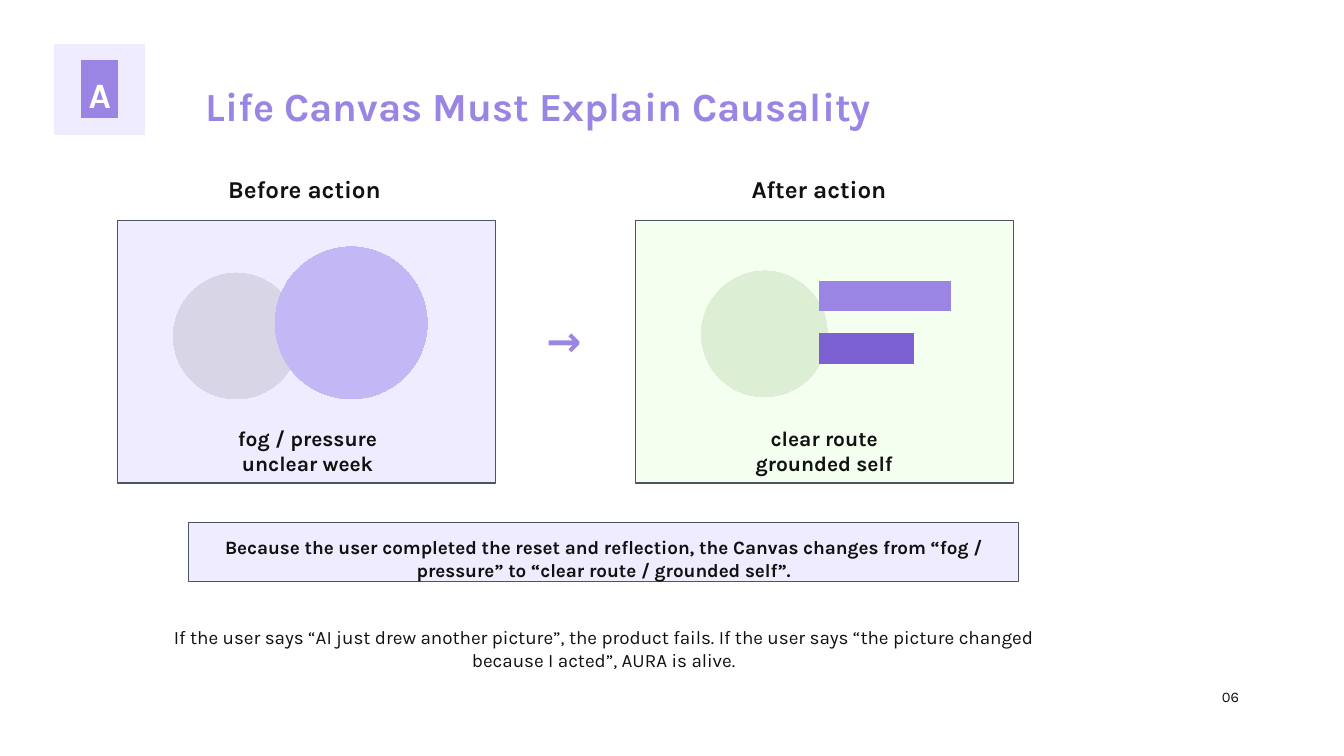
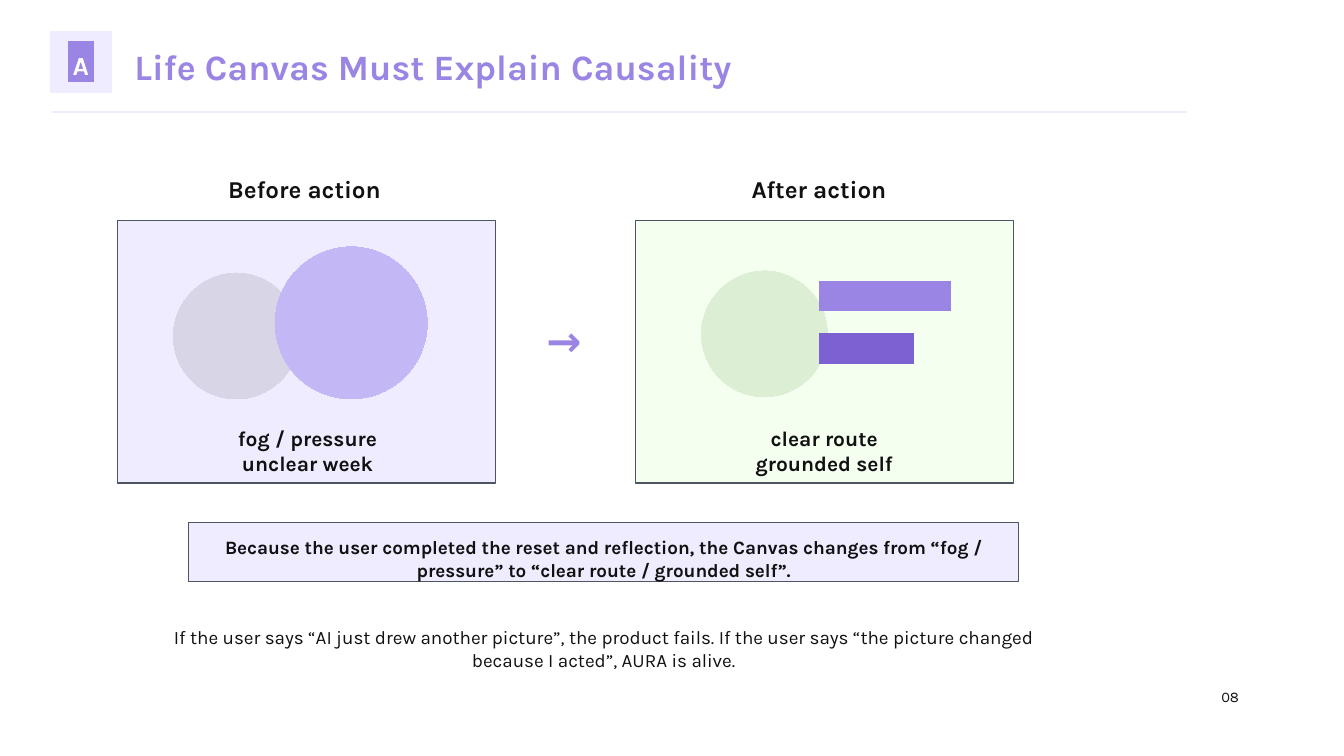
Before and after one commit to kirbudilov01/alina-research, a slide deck: slide 8 of output/pptx/AURA_TRENDVI_STYLE_DECK.pptx (slide 6 before the commit). Drawn at 1344x756 pixels with LibreOffice and Linux fonts; fonts in the diff are those of the drawing. Boxes give left, top, right and bottom in pixels: in the first picture for what was removed or moved away, otherwise in the second. Text is boxed around its words. In the diff, an @@ line names an element or a change of style, - is before the commit and + after.

```diff
--- a/output/pptx/AURA_TRENDVI_STYLE_DECK.pptx
+++ b/output/pptx/AURA_TRENDVI_STYLE_DECK.pptx
@@ rectangle: place and size @@
-rectangle at [54,44,145,135]
+rectangle at [50,31,111,92]
@@ rectangle: place and size @@
-rectangle at [82,60,117,117]
+rectangle at [69,42,94,83]
@@ text "A": place and size @@
-text "A" at [89,85,111,108]
+text "A" at [73,58,89,75]
@@ text "A" at [73,58,89,75]: size 25.5 to 18.8 pt @@
@@ text "Life Canvas Must Explain Causality": place and size @@
-text "Life Canvas Must Explain Causality" at [206,92,871,131]
+text "Life Canvas Must Explain Causality" at [134,54,731,89]
@@ text "Life Canvas Must Explain Causality" at [134,54,731,89]: size 28.5 to 25.5 pt @@
@@ rectangle added at [52,111,1187,113], fill #F0ECFF, outline #F0ECFF 0 pt @@
@@ text at [1221,692,1239,702]: text changed @@
-06
+08
```
Also in this commit, not shown: 30 other slides changed, 6 slides added, 5 other files.
